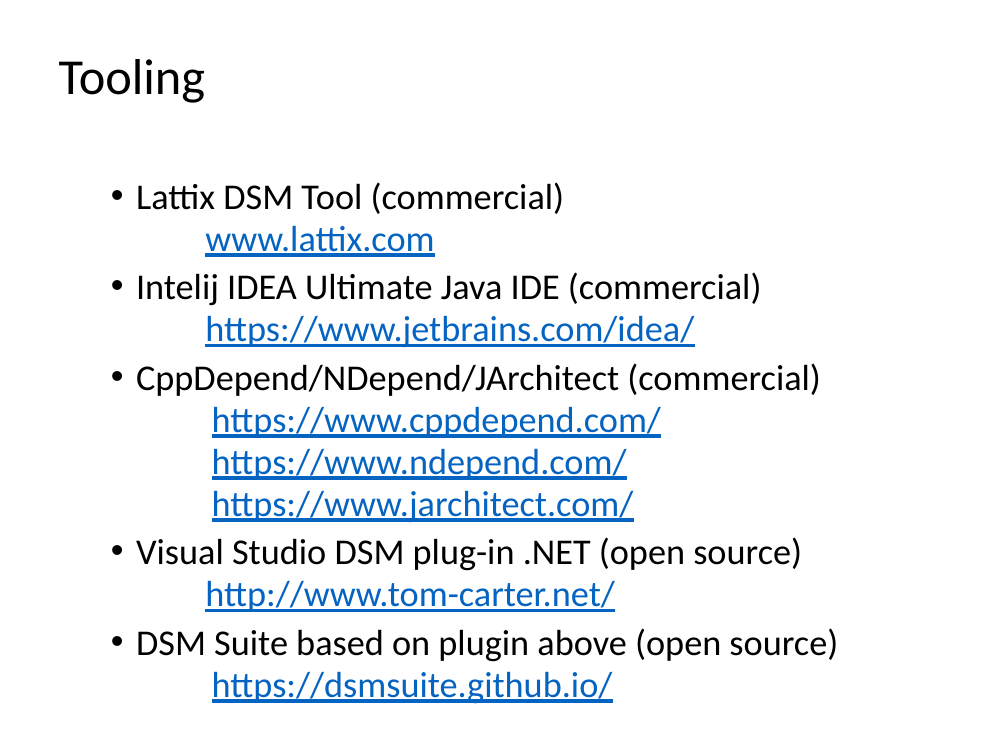
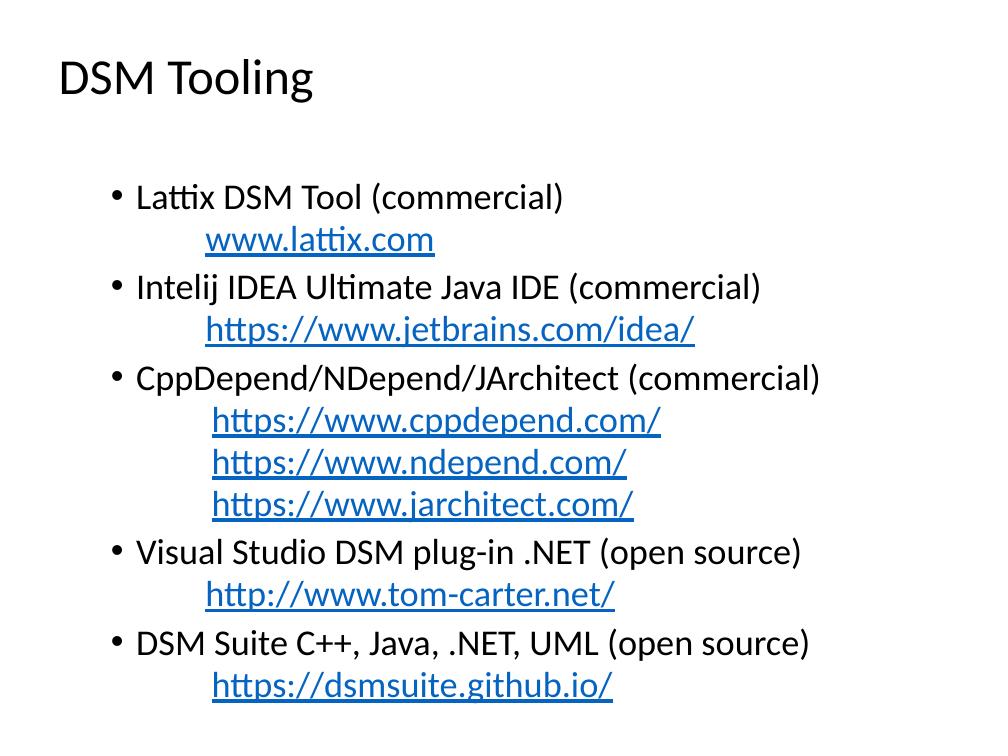
Before and after one commit to dsmsuite/dsmsuite.github.io, a slide deck: slide 35 of documents/DsmPresentation.pptx (slide 31 before the commit). Drawn at 1008x756 pixels with LibreOffice and Linux fonts; fonts in the diff are those of the drawing. Boxes give left, top, right and bottom in pixels: in the first picture for what was removed or moved away, otherwise in the second. Text is boxed around its words. In the diff, an @@ line names an element or a change of style, - is before the commit and + after.

```diff
--- a/documents/DsmPresentation.pptx
+++ b/documents/DsmPresentation.pptx
@@ text at bbox=[59, 59, 313, 103]: text changed @@
-Tooling
+DSM Tooling
@@ text at bbox=[136, 628, 810, 661]: text changed @@
-• DSM Suite based on plugin above (open source)
+• DSM Suite C++, Java, .NET, UML (open source)
```
Also in this commit, not shown: 24 other slides changed, 20 slides added, 4 slides removed.
